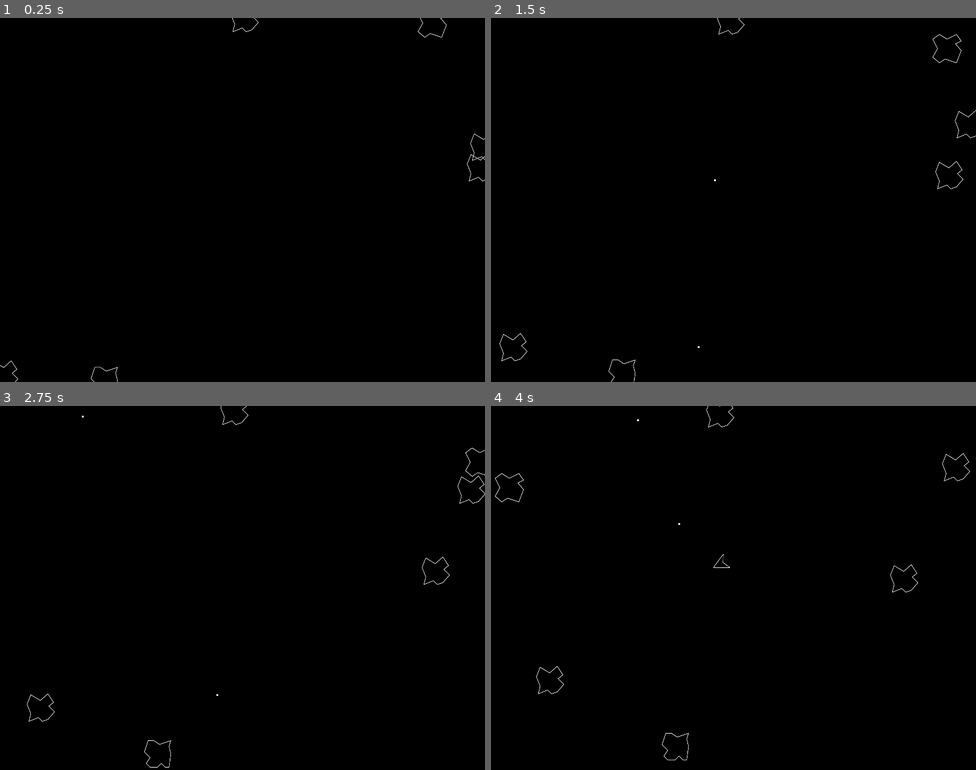
Above: before the commit, frames 1-4 (two rows, left to right).
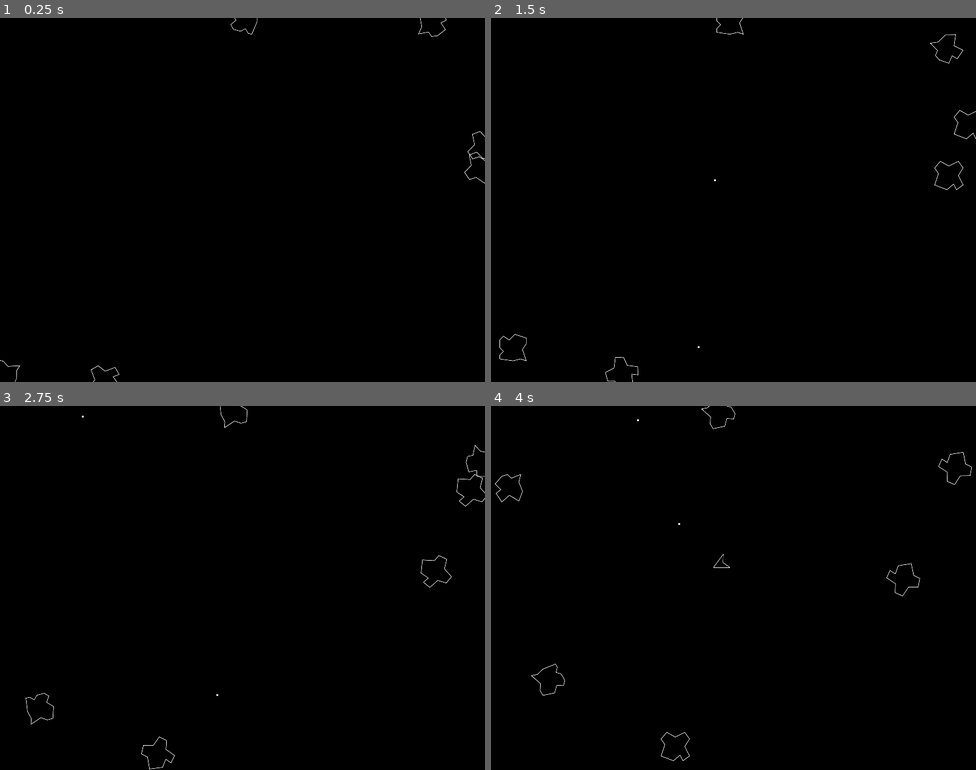
Above: after the commit, the same moments.

Repository: springcomp/asteroids_godot
Game: Godot game, scene res://scenes/main.tscn
The game is run twice, just before and just after one commit, with the same random seed, the same clock (stepped at 60 frames per second) and the same inputs.
Inputs:
- Up to frame 1 (0.25 s): no input
- Up to frame 2 (1.5 s): hold Right (rotate_right) 0.53-1.28 s; tap Space (shoot) at 0.6, 1.35 s; hold Left (rotate_left) from 1.28 s (still down)
- Up to frame 3 (2.75 s): release Left (rotate_left) at 2.03 s; hold Right (rotate_right) from 2.03 s (still down); tap Space (shoot) at 2.1 s
- Up to frame 4 (4 s): release Right (rotate_right) at 2.78 s; hold Up (thrust) 2.78-3.53 s; tap Space (shoot) at 2.85, 3.6 s; hold Left (rotate_left) from 3.53 s (still down)

The runs differ from the first frame. In frame 1, 0.3% of the frame differs, in the area x 0-100%, y 0-100%; in frame 2, 0.4%; in frame 3, 0.5%; in frame 4, 0.5%, in the area x 0-100%, y 0-98%.

Commit message:
[asteroids] rotate for more realism

Diff:
--- a/scenes/asteroid.gd
+++ b/scenes/asteroid.gd
@@ -12,15 +12,23 @@
 @onready var sprite = $Sprite2D
 @onready var explosion_particles = $ExplosionParticles
 
-var image_array = [
+const image_array = [
 	"res://arts/Asteroid_01.png",
 	"res://arts/Asteroid_02.png",
 	"res://arts/Asteroid_03.png",
 	"res://arts/Asteroid_04.png",
-	]
+]
+
+const rotation_speeds = [
+	PI / 2,
+	PI / 3,
+	PI / 4,
+	PI / 8,
+]
 
 var direction: Vector2
 var size: Utils.AsteroidSize
+var rotation_speed: float
 
 func _ready():
 
@@ -34,6 +42,8 @@
 	## smaller asteroids move faster
 	speed += speed_increment_factor * size * speed
 
+	rotation_speed = rotation_speeds[randi() % rotation_speeds.size()]
+
 	var image_index = randi() % image_array.size()
 	var random_image = load(image_array[image_index])
 	sprite.texture = random_image
@@ -41,6 +51,7 @@
 
 func _process(delta):
 	position += direction * speed * delta
+	rotation += rotation_speed * delta
 
 func _on_area_entered(area: Area2D):
 	if area is Bullet:
